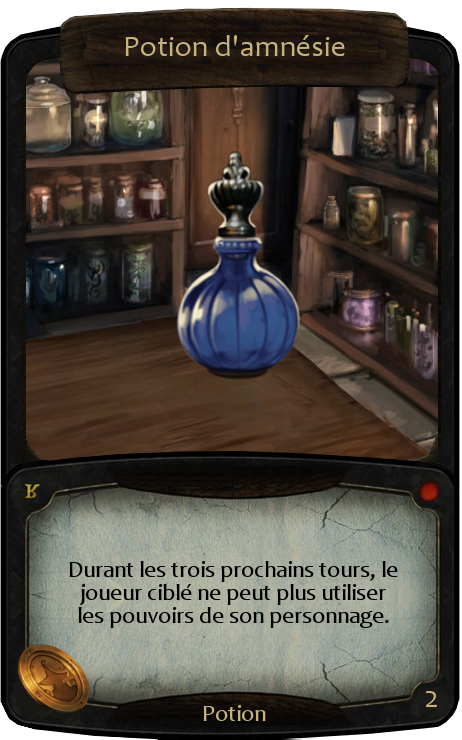
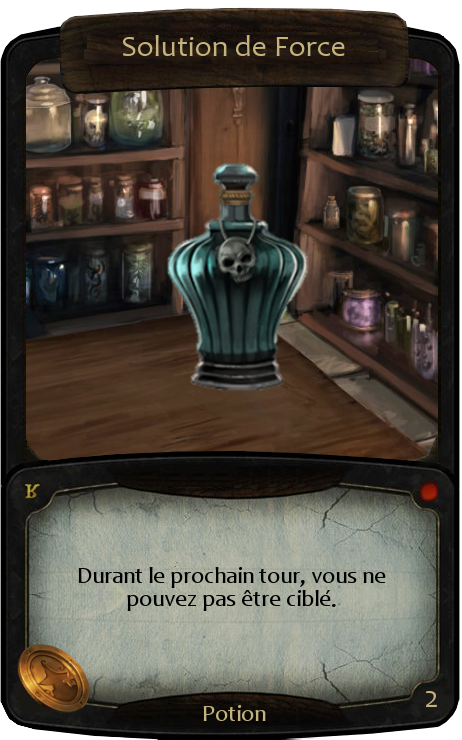
Comparing the layer stacks of the two 462 × 740 images. Changes:
added layer "Solution de Force" above "Solution de Force_texte" over [166, 162, 309, 392]
added layer "Solution de Force_texte" above "Aiguise-Méninges" over [78, 567, 386, 611]
renamed "1_Descripton" to "Amnésie-Texte", hid it, moved it above "Oculus" over [69, 561, 398, 628]
renamed "Véritaserum" to "Oculus", hid it over [176, 151, 301, 380]
painted on "Titre" over [123, 35, 330, 57]
